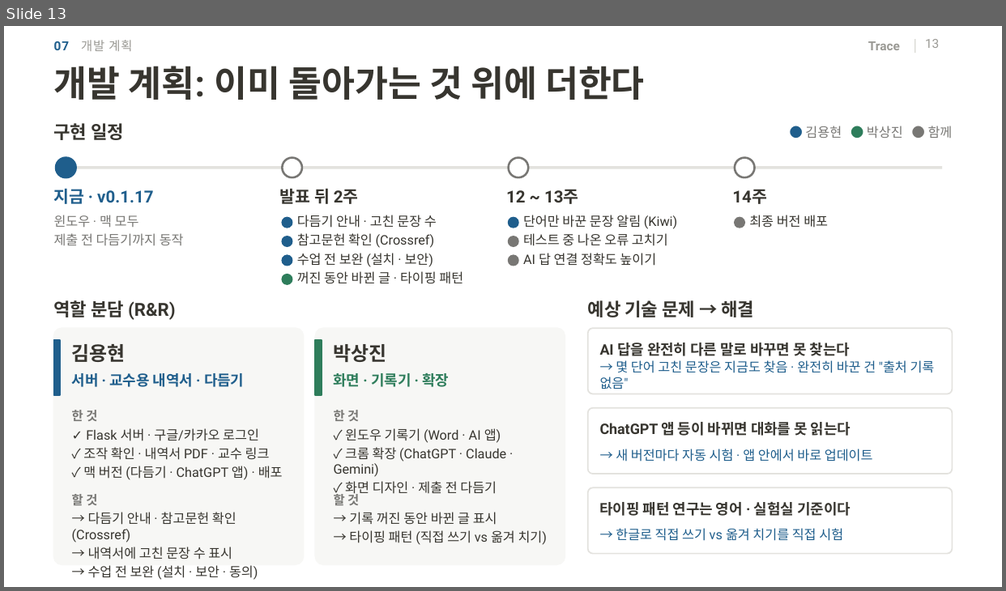
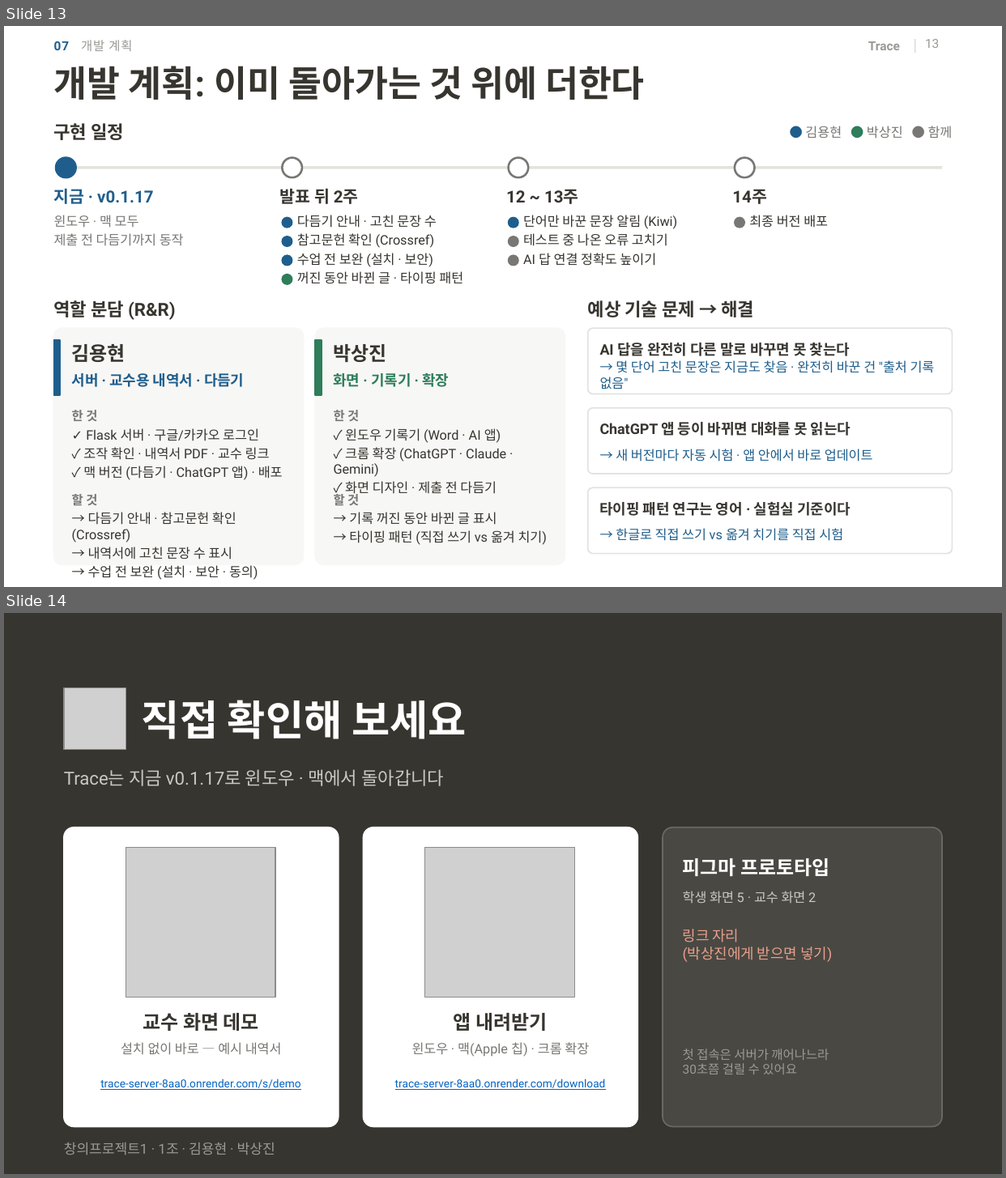
Before and after one commit to 20233014-KYH/trace, a slide deck: deck/중간발표_김용현.pptx. Shown one above the other, each under a label of ours: slide 13 before the commit, slides 13 and 14 after it. The pictures are 1006x591 and 1006x1178 pixels, drawn with LibreOffice and Linux fonts; fonts in the diff are those of the drawing; grey boxes stand for pictures; background and template pictures are left out. Boxes give left, top, right and bottom in pixels: in the first picture for what was removed or moved away, otherwise in the second. Text is boxed around its words. In the diff, an @@ line names an element or a change of style, - is before the commit and + after.

```diff
--- a/deck/중간발표_김용현.pptx
+++ b/deck/중간발표_김용현.pptx
@@ slide 14 added at (4, 613, 1002, 1174), background #37352F @@
@@ picture added at (64, 688, 126, 750) @@
@@ text added at (142, 700, 467, 739), 30 pt, text #FFFFFF, bold @@
+직접 확인해 보세요
@@ text added at (64, 769, 444, 786), 13 pt, text #C9C8C3 @@
+Trace는 지금 v0.1.17로 윈도우 · 맥에서 돌아갑니다
@@ rounded rectangle added at (64, 828, 339, 1127), fill #FFFFFF, outline #FFFFFF 1 pt @@
@@ rounded rectangle added at (364, 828, 637, 1127), fill #FFFFFF, outline #FFFFFF 1 pt @@
@@ rounded rectangle added at (663, 828, 942, 1127), fill #4A4843, outline #6A6863 1 pt @@
@@ picture added at (126, 848, 275, 997) @@
@@ picture added at (425, 848, 575, 997) @@
@@ text added at (683, 858, 829, 876), 14 pt, text #FFFFFF, bold @@
+피그마 프로토타입
@@ text added at (683, 891, 816, 903), 9.5 pt, text #C9C8C3 @@
+학생 화면 5 · 교수 화면 2
@@ text added at (683, 929, 832, 962), 10.5 pt, text #E8A08A @@
+링크 자리
+(박상진에게 받으면 넣기)
@@ text added at (143, 1013, 259, 1031), 14 pt, text #37352F, bold @@
+교수 화면 데모
@@ text added at (454, 1013, 547, 1031), 14 pt, text #37352F, bold @@
+앱 내려받기
@@ text added at (121, 1042, 282, 1054), 9.5 pt, text #787774 @@
+설치 없이 바로 — 예시 내역서
@@ text added at (412, 1042, 589, 1057), 9.5 pt, text #787774 @@
+윈도우 · 맥(Apple 칩) · 크롬 확장
@@ text added at (683, 1049, 829, 1075), 9 pt, text #9B9A95 @@
+첫 접속은 서버가 깨어나느라
+30초쯤 걸릴 수 있어요
@@ text added at (100, 1079, 301, 1090), 8 pt, text #0563C1, underline @@
+trace-server-8aa0.onrender.com/s/demo
@@ text added at (395, 1079, 606, 1090), 8 pt, text #0563C1, underline @@
+trace-server-8aa0.onrender.com/download
@@ text added at (64, 1143, 275, 1155), 10 pt, text #9B9A95 @@
+창의프로젝트1 · 1조 · 김용현 · 박상진
```
Also in this commit, not shown: 3 other files.
